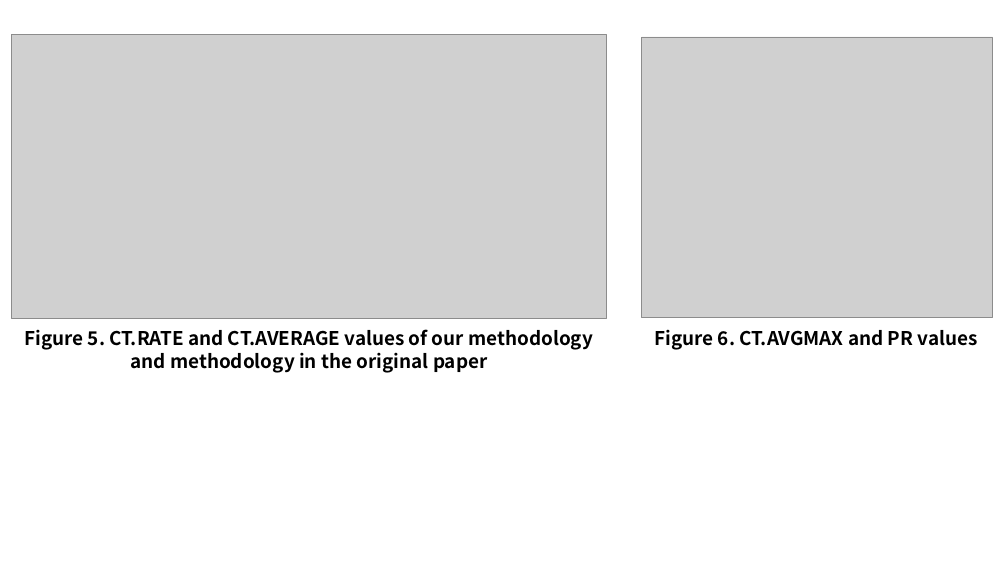
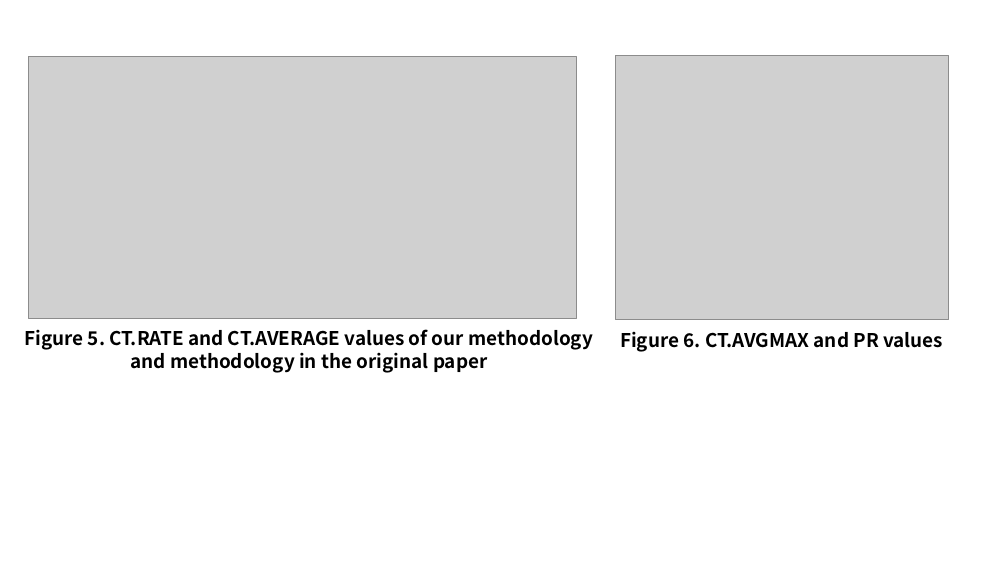
Before and after one commit to WannaBeSuperteur/2020, a slide deck: slide 7 of WPCN/for_final_paper.pptx. Drawn at 1008x567 pixels with LibreOffice and Linux fonts; fonts in the diff are those of the drawing; grey boxes stand for pictures. Boxes give left, top, right and bottom in pixels: in the first picture for what was removed or moved away, otherwise in the second. Text is boxed around its words. In the diff, an @@ line names an element or a change of style, - is before the commit and + after.

```diff
--- a/WPCN/for_final_paper.pptx
+++ b/WPCN/for_final_paper.pptx
@@ picture: place and size @@
-picture at (12,35,606,318)
+picture at (28,57,576,318)
@@ picture: place and size @@
-picture at (642,37,993,318)
+picture at (616,55,949,320)
@@ text "Figure 6. CT.AVGMAX and PR ...": place and size @@
-text "Figure 6. CT.AVGMAX and PR ..." at (654,329,978,350)
+text "Figure 6. CT.AVGMAX and PR ..." at (620,331,943,352)
```
Also in this commit, not shown: 2 other files.
